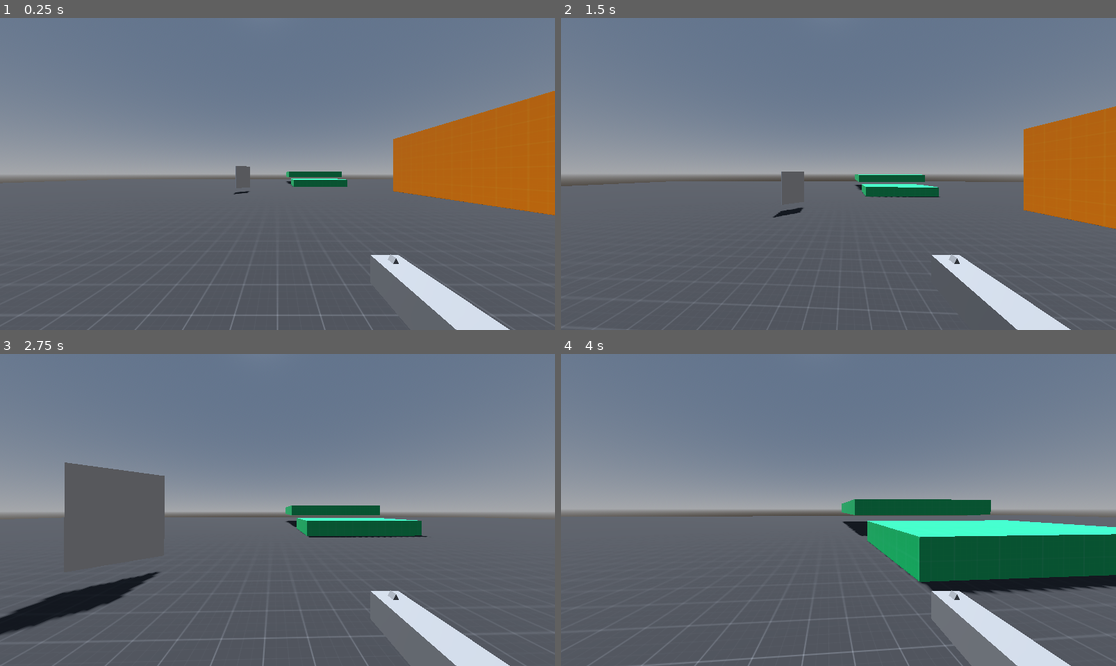
Above: before the commit, frames 1-4 (two rows, left to right).
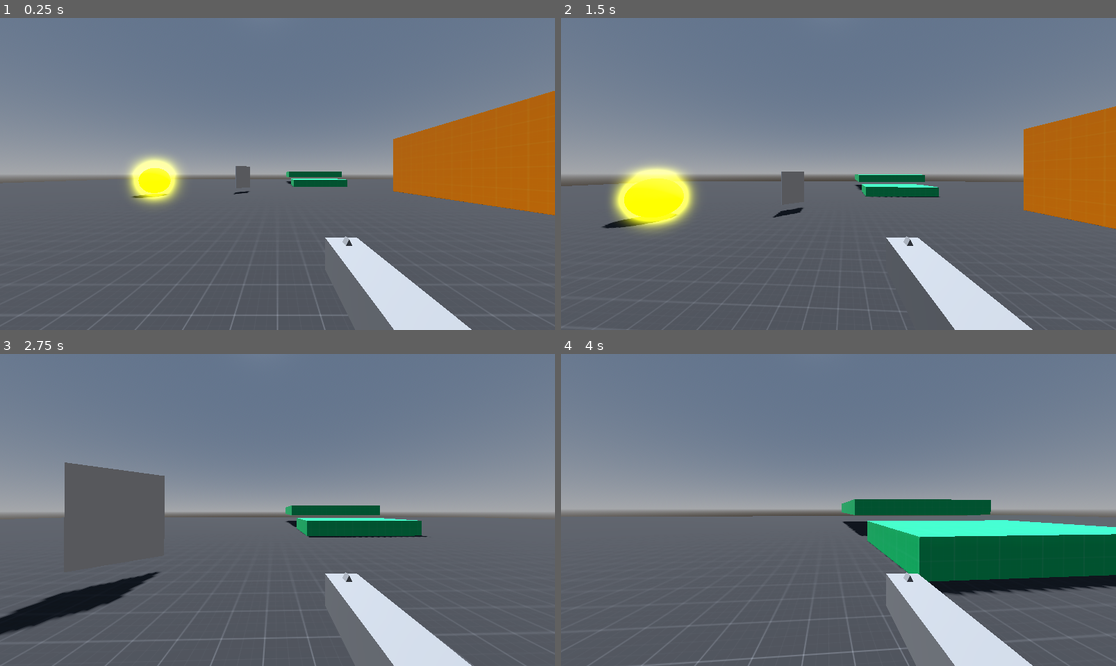
Above: after the commit, the same moments.

Repository: sam0622/fps
Game: Godot game, scene res://src/levels/testing_ground.tscn
Same seed, same stepped clock (60 frames per second), same inputs: the game is played once before the commit and once after it.
Inputs (mouse positions are in pixels of both pictures, inside the frame that each line leads up to):
- Up to frame 1 (0.25 s): no input
- Up to frame 2 (1.5 s): move the mouse to (866, 174) at 0.52 s; press the mouse at (866, 174) at 0.53 s; hold W (moveUp) from 0.53 s (still down); tap Space (Jump) at 0.77 s; move the mouse to (810, 174) at 1.27 s; release the mouse at (810, 174) at 1.28 s; click (810, 174) at 1.35 s
- Up to frame 3 (2.75 s): keep holding W (moveUp); tap Space (Jump) at 1.52 s; move the mouse to (288, 503) at 2.02 s; press the mouse at (288, 503) at 2.03 s
- Up to frame 4 (4 s): keep holding W (moveUp); move the mouse to (832, 516) at 2.77 s; release the mouse at (832, 516) at 2.78 s; click (832, 516) at 2.85 s; tap Space (Jump) at 3.02, 3.77 s; move the mouse to (877, 513) at 3.52 s; press the mouse at (877, 513) at 3.53 s

The runs differ from the first frame. In frame 1, 5.0% of the frame differs, in the area x 22-92%, y 43-100%; in frame 2, 6.4%, in the area x 7-92%, y 47-100%; in frame 3, 3.7%; in frame 4, 4.8%.

Commit message:
added a sphere to test textures

Diff:
--- a/src/levels/testing_ground.tscn
+++ b/src/levels/testing_ground.tscn
@@ -1,9 +1,10 @@
-[gd_scene load_steps=9 format=3 uid="uid://ctahsvj88g1om"]
+[gd_scene load_steps=12 format=3 uid="uid://ctahsvj88g1om"]
 
 [ext_resource type="PackedScene" uid="uid://dj26sacnhty4r" path="res://addons/devblocks/blocks/basic_block.tscn" id="1_8hwbx"]
 [ext_resource type="PackedScene" uid="uid://7gv6q50fuutj" path="res://src/scenes/player/player.tscn" id="2_xbaqn"]
 [ext_resource type="Texture2D" uid="uid://cgp4mvev1cbra" path="res://addons/devblocks/textures/purple/texture_01.png" id="3_2lhae"]
 [ext_resource type="PackedScene" uid="uid://dsjjwhl1ox0am" path="res://src/scenes/static_target.tscn" id="4_xbaqn"]
+[ext_resource type="Material" uid="uid://c1uh3h4vq3qsh" path="res://assets/resources/bullet_trail.tres" id="6_annv8"]
 
 [sub_resource type="ProceduralSkyMaterial" id="ProceduralSkyMaterial_6g5uc"]
 
@@ -14,11 +15,20 @@
 background_mode = 2
 background_color = Color(0.2139, 0.570975, 0.69, 1)
 sky = SubResource("Sky_ivwug")
+glow_enabled = true
 
 [sub_resource type="StandardMaterial3D" id="StandardMaterial3D_2gtf0"]
 albedo_texture = ExtResource("3_2lhae")
 uv1_scale = Vector3(3, 3, 3)
 uv1_triplanar = true
+
+[sub_resource type="SphereMesh" id="SphereMesh_6neqv"]
+material = ExtResource("6_annv8")
+radius = 1.0
+height = 2.0
+
+[sub_resource type="SphereShape3D" id="SphereShape3D_0f478"]
+radius = 1.0
 
 [node name="Node3d" type="Node3D"]
 
@@ -63,5 +73,14 @@
 block_color_group = 1
 block_style = 2
 
-[node name="StaticBody3D" parent="." groups=["shootable"] instance=ExtResource("4_xbaqn")]
+[node name="StaticBody3D" parent="." instance=ExtResource("4_xbaqn")]
 transform = Transform3D(0.706106, 0, 0.708106, 0, 1, 0, -0.708106, 0, 0.706106, -3.21148, 1.8627, -14.6721)
+
+[node name="Sphere" type="RigidBody3D" parent="."]
+transform = Transform3D(1, 0, 0, 0, 1, 0, 0, 0, 1, -9.69039, 1.91772, -12.564)
+
+[node name="MeshInstance3D" type="MeshInstance3D" parent="Sphere"]
+mesh = SubResource("SphereMesh_6neqv")
+
+[node name="CollisionShape3D" type="CollisionShape3D" parent="Sphere"]
+shape = SubResource("SphereShape3D_0f478")
--- /dev/null
+++ b/src/scenes/environment/shapes/sphere.tscn
@@ -0,0 +1,20 @@
+[gd_scene load_steps=4 format=3 uid="uid://1gojmu0wsiih"]
+
+[ext_resource type="Script" uid="uid://5wvdq7s5tj7y" path="res://src/scripts/sphere.gd" id="1_srj6k"]
+
+[sub_resource type="SphereMesh" id="SphereMesh_6neqv"]
+radius = 1.0
+height = 2.0
+
+[sub_resource type="SphereShape3D" id="SphereShape3D_0f478"]
+radius = 1.0
+
+[node name="Sphere" type="RigidBody3D"]
+freeze = true
+script = ExtResource("1_srj6k")
+
+[node name="MeshInstance3D" type="MeshInstance3D" parent="."]
+mesh = SubResource("SphereMesh_6neqv")
+
+[node name="CollisionShape3D" type="CollisionShape3D" parent="."]
+shape = SubResource("SphereShape3D_0f478")
--- a/src/scenes/player/player.tscn
+++ b/src/scenes/player/player.tscn
@@ -26,7 +26,7 @@
 fov = 90.0
 
 [node name="GunMarker" type="Marker3D" parent="Head/Camera3d"]
-transform = Transform3D(1, 0, 0, 0, 1, 0, 0, 0, 1, 0.383954, -0.340698, -0.370522)
+transform = Transform3D(1, 0, 0, 0, 1, 0, 0, 0, 1, 0.2, -0.25, -0.3)
 
 [node name="RayCast3D" type="RayCast3D" parent="Head/Camera3d"]
 target_position = Vector3(0, 0, -1000)
--- a/src/scripts/classes/guns/gun.gd
+++ b/src/scripts/classes/guns/gun.gd
@@ -1,7 +1,5 @@
 class_name Gun
 extends Node3D
-
-signal shot(damage: int)
 
 enum GunState {
 	IDLE,
@@ -40,29 +38,36 @@
 	self.position = player.get_node("Head/Camera3d/GunMarker").position
 
 
-func _process(delta: float) -> void:
-	# Keeps bullet trail on the gun while shooting
-	# TODO: Just make this run once, bullet trails dont glue themselves to the barrel irl??
-	if state == GunState.SHOOTING:
-		line.points[0] = $Muzzle.global_position
-		line.points[1] = get_target_position()
-
-
 func get_target_position() -> Vector3:
 	var camera_direction = player.camera.global_transform.basis.z.normalized()
 	var ray_origin = $Muzzle.global_position
 	# Needs to be negated because of how Godot's coord system works
 	var ray_end = -(ray_origin + camera_direction * 1000)
 
-	if player_ray.is_colliding():
+	if get_colliding_ray() == player_ray:
 		return player_ray.get_collision_point()
+	elif get_colliding_ray() == $Muzzle/RayCast3D:
+		return $Muzzle/RayCast3D.get_collision_point()
 	else:
 		return ray_end
 
 
 func get_colliding_ray() -> RayCast3D:
+	# not my proudest if statement
+	# i coulda made another function to get which collider is a shootable
+	# but that would either be a very long function
+	# or get_colliding_ray and the other function would call themselves
+	# so as much as i hate the triple nested if statement,
+	# this is probably the best way to do this
 	if player_ray.is_colliding():
-		return player_ray
+		if $Muzzle/RayCast3D.is_colliding():
+			if $Muzzle/RayCast3D.get_collider().has_method("_on_shot"):
+				return $Muzzle/RayCast3D
+			else:
+				return player_ray
+		else:
+			return player_ray
+
 	elif $Muzzle/RayCast3D.is_colliding():
 		return $Muzzle/RayCast3D
 	else:
@@ -78,6 +83,8 @@
 				collision._on_shot(self)
 
 		line.show()
+		line.points[0] = $Muzzle.global_position
+		line.points[1] = get_target_position()
 		state = GunState.SHOOTING
 		await get_tree().create_timer(0.1).timeout # Wait 0.1 sec
 		state = GunState.COOLDOWN
--- a/src/scripts/classes/player.gd
+++ b/src/scripts/classes/player.gd
@@ -1,12 +1,13 @@
 class_name Player
 extends CharacterBody3D
 
-const speed := 5.0
 const JUMP_VELOCITY := 4.5
 
-@export var gun_type := Gun
+@export var speed := 5.0
+
 
 var gravity := ProjectSettings.get_setting("physics/3d/default_gravity") as float
+var gun_type := Gun
 var mouse_sensitivity := 1200
 var mouse_relative_x := 0
 var mouse_relative_y := 0
@@ -44,6 +45,7 @@
 	move_and_slide()
 
 
+
 func _input(event: InputEvent) -> void:
 	if event is InputEventMouseMotion:
 		rotation.y -= event.relative.x / mouse_sensitivity
--- a/src/scripts/classes/shootable.gd
+++ b/src/scripts/classes/shootable.gd
@@ -2,5 +2,5 @@
 extends Node3D
 
 # Must be overriden
-func on_shot(gun_type: Gun) -> void:
+func on_shot(_gun_type: Gun) -> void:
 	printerr("The function 'on_shot' of class Shootable must be overriden by a subclass")
--- /dev/null
+++ b/src/scripts/sphere.gd
@@ -0,0 +1,13 @@
+@tool
+extends RigidBody3D
+
+@export var physics := false
+@export var material: StandardMaterial3D
+
+func _ready() -> void:
+	$MeshInstance3D.set_surface_override_material(0, material)
+	freeze = !physics
+
+
+func _process(delta: float) -> void:
+	$MeshInstance3D.set_surface_override_material(0, material)
Not shown, added: src/scripts/sphere.gd.uid
